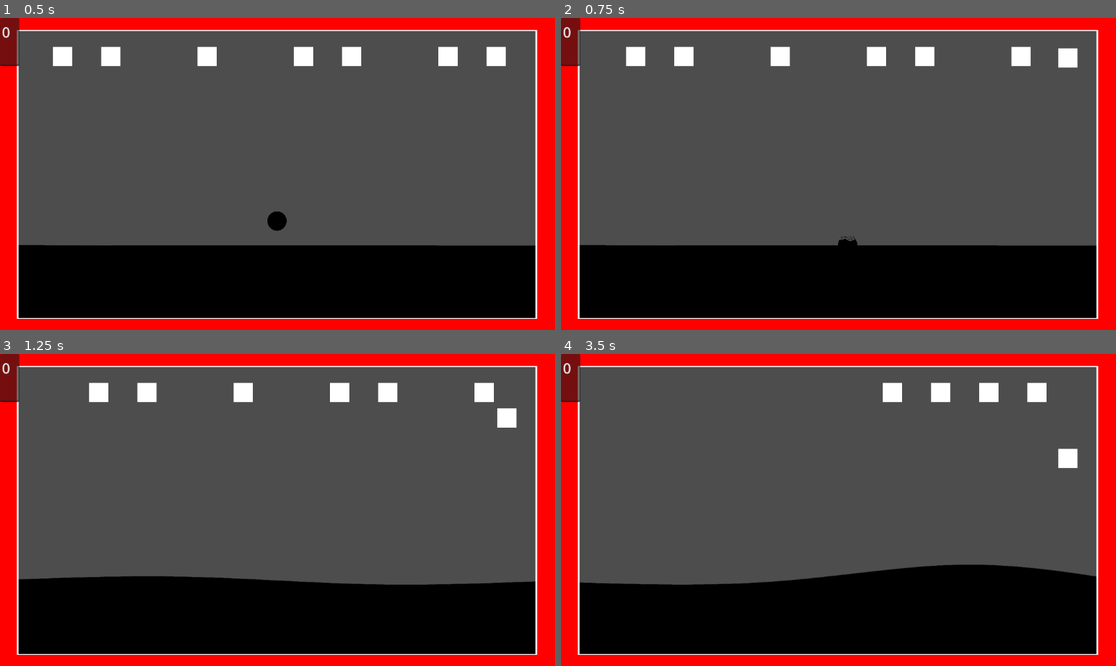
Above: before the commit, frames 1-4 (two rows, left to right).
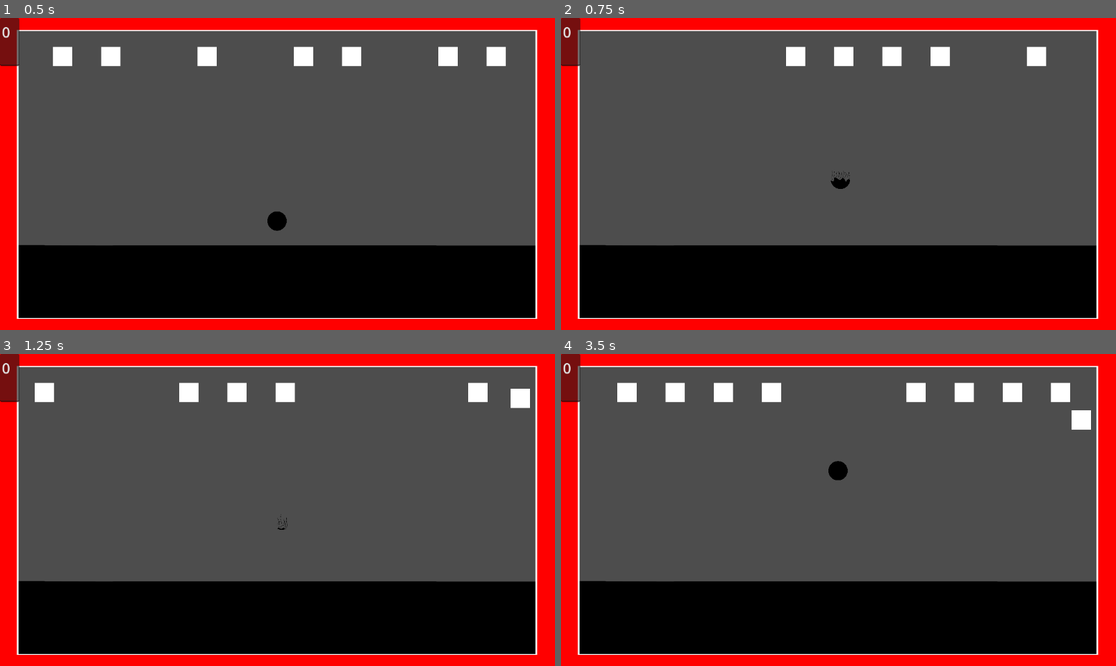
Above: after the commit, the same moments.

Repository: aduImperfect/SprayShooter
Game: Godot game, scene res://TSCN/spray_scene.tscn
The game is run twice, just before and just after one commit, with the same random seed, the same clock (stepped at 60 frames per second) and the same inputs.
Inputs:
- Up to frame 1 (0.5 s): no input
- Up to frame 2 (0.75 s): hold Right (ui_right) from 0.53 s (still down); hold Space (ui_space) from 0.53 s (still down)
- Up to frame 3 (1.25 s): keep holding Right (ui_right); keep holding Space (ui_space)
- Up to frame 4 (3.5 s): release Right (ui_right) at 1.28 s; release Space (ui_space) at 1.28 s; hold Left (ui_left) 1.28-2.03 s; tap Space (ui_space) at 1.35, 2.85 s; hold Right (ui_right) 2.03-2.78 s; hold Space (ui_space) 2.03-2.78 s; hold Up (ui_up) from 2.78 s (still down)

Frame 1 is identical in both runs. In frame 2, 2.6% of the frame differs, in the area x 11-94%, y 9-73%; in frame 3, 3.2%; in frame 4, 5.6%, in the area x 3-97%, y 9-74%.

Commit message:
updated \player

Diff:
--- a/spray-shooter/TSCN/player.gd
+++ b/spray-shooter/TSCN/player.gd
@@ -17,15 +17,23 @@
 @export var pushUpSpeed : float = 350.0
 @export var strafeSpeed : float = 100.0
 
+@export var playerSacrificed : bool = false
+
 # Called when the node enters the scene tree for the first time.
 func _ready() -> void:
 	assignedSprite = false
+	playerSacrificed = false
 
 # Called every frame. 'delta' is the elapsed time since the previous frame.
 func _process(_delta: float) -> void:
 	if assignedSprite == false:
 		playerSprite = sceneGenNode.playerNode.get_child(0) as Sprite2D
 		assignedSprite = true
+		return
+
+	if playerSacrificed == true:
+		collisionMgr._reset_all()
+		playerSacrificed = false
 		return
 
 	_drop_char(_delta)
@@ -35,7 +43,7 @@
 	sceneGenNode.playerNode.position.y += dropSpeed * _delta
 
 func _input_char(_delta : float) -> void:
-	if Input.is_action_just_pressed("ui_space"):
+	if Input.is_action_pressed("ui_space"):
 		_animate_char()
 
 	if Input.is_action_pressed("ui_up"):
@@ -54,7 +62,7 @@
 	if playerSprite.frame < ((playerSprite.hframes * playerSprite.vframes) - 2):
 		playerSprite.frame += 1
 	else:
-		collisionMgr._reset_all()
+		playerSacrificed = true
 
 func _player_refill() -> void:
 	playerSprite.frame = 0
